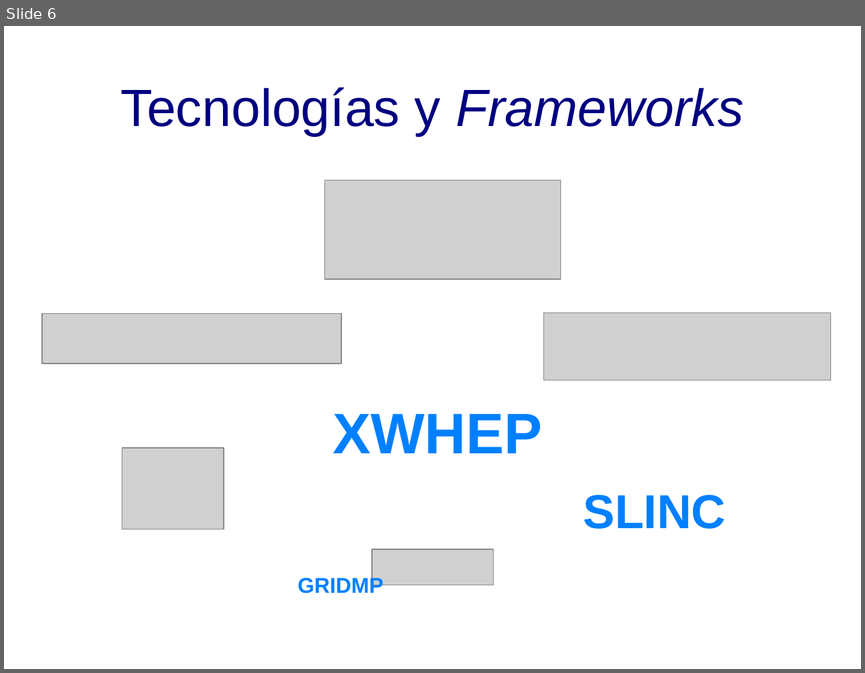
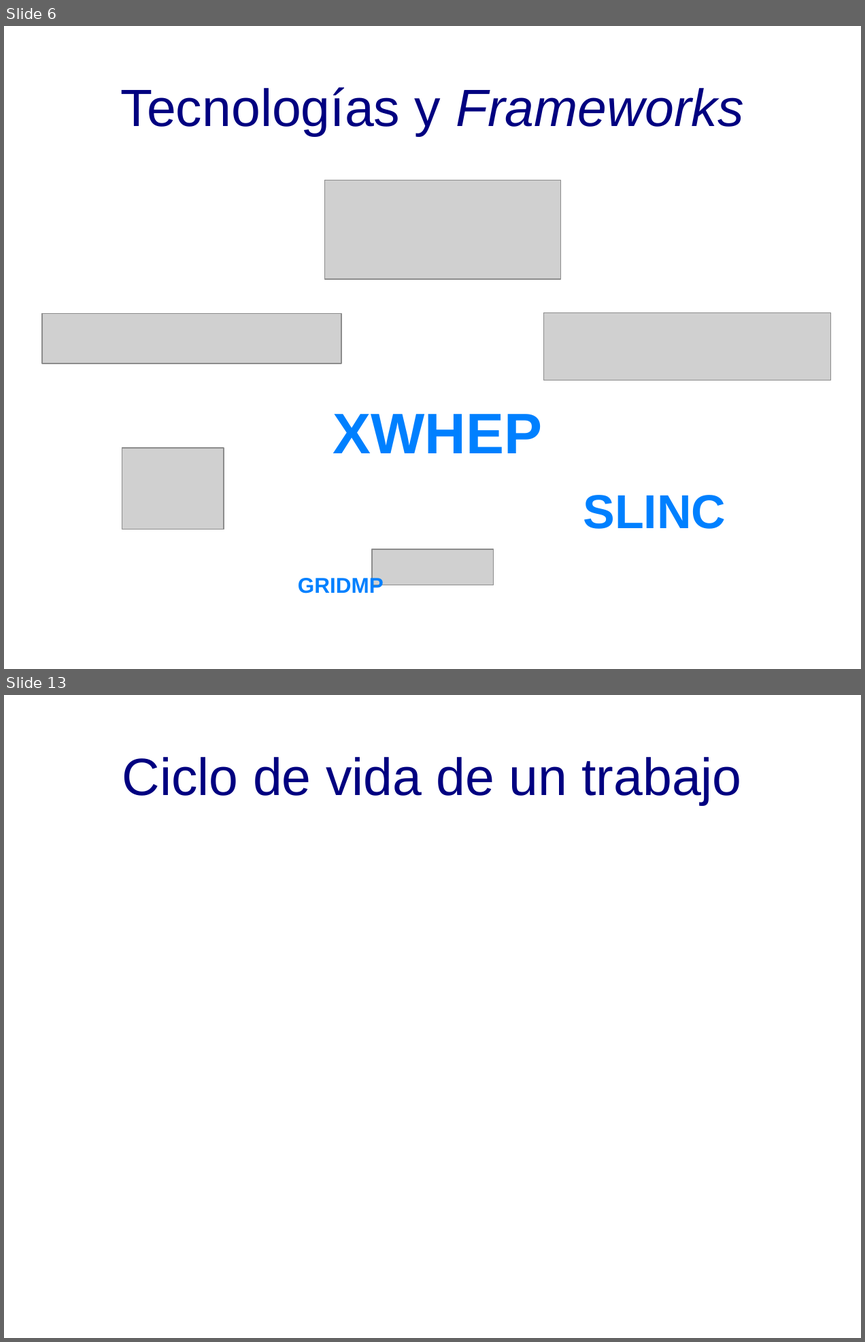
Before and after one commit to DesignJuggler/fasdkfjhasdlkjfhasldkjhfalsjdfasdf, a slide deck: TFI_Jorge_Sanchez_Presentacion.odp. Shown one above the other, each under a label of ours: slide 6 before the commit, slides 6 and 13 after it; the slides between them are not shown. The pictures are 865x673 and 865x1342 pixels, drawn with LibreOffice and Linux fonts; fonts in the diff are those of the drawing; grey boxes stand for pictures; background and template pictures are left out. Boxes give left, top, right and bottom in pixels: in the first picture for what was removed or moved away, otherwise in the second. Text is boxed around its words. In the diff, an @@ line names an element or a change of style, - is before the commit and + after.

```diff
--- a/TFI_Jorge_Sanchez_Presentacion.odp
+++ b/TFI_Jorge_Sanchez_Presentacion.odp
@@ slide 13 added at (x1=4, y1=695, x2=861, y2=1338), background picture (left out) @@
@@ title added at (x1=122, y1=757, x2=741, y2=805), 44 pt, text #000080 @@
+Ciclo de vida de un trabajo
```
Also in this commit, not shown: 16 other slides added.
